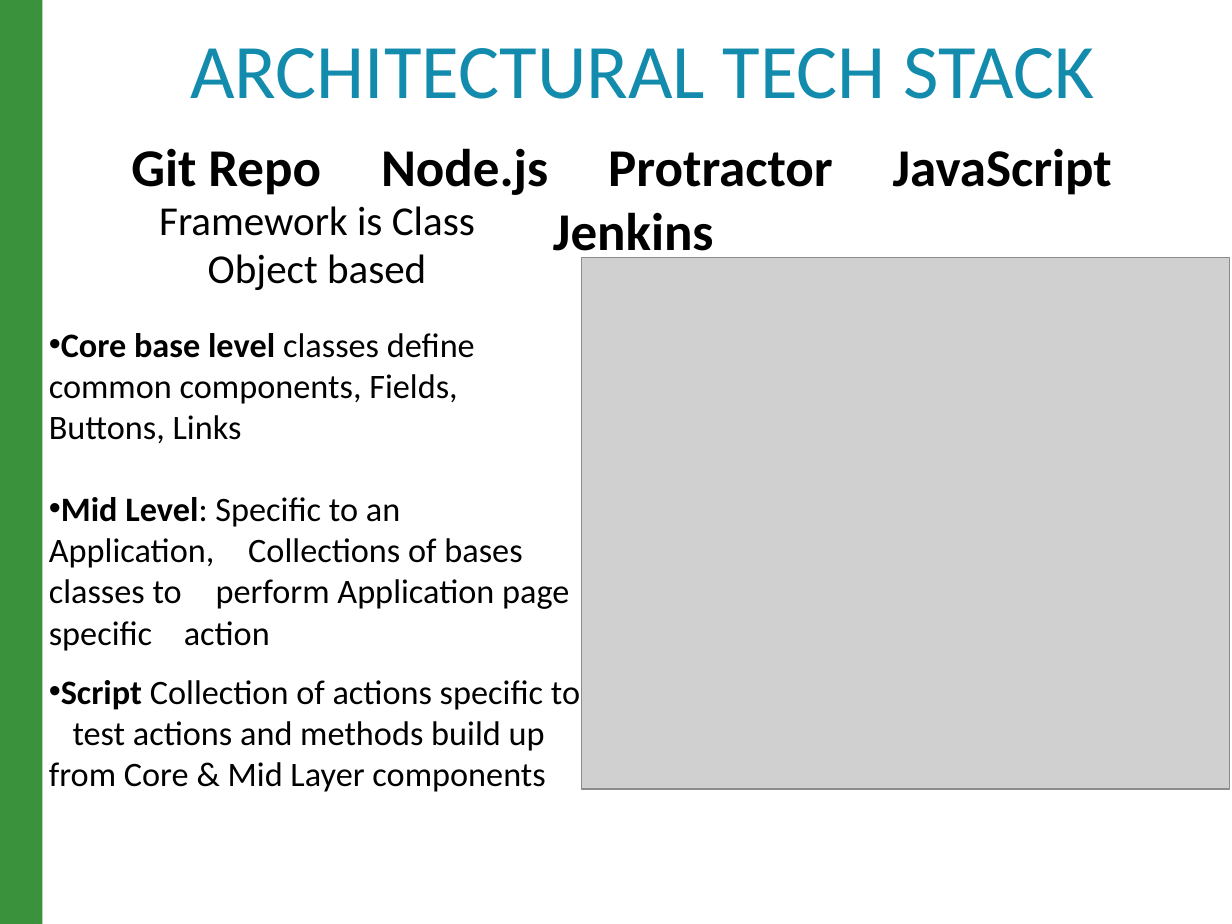
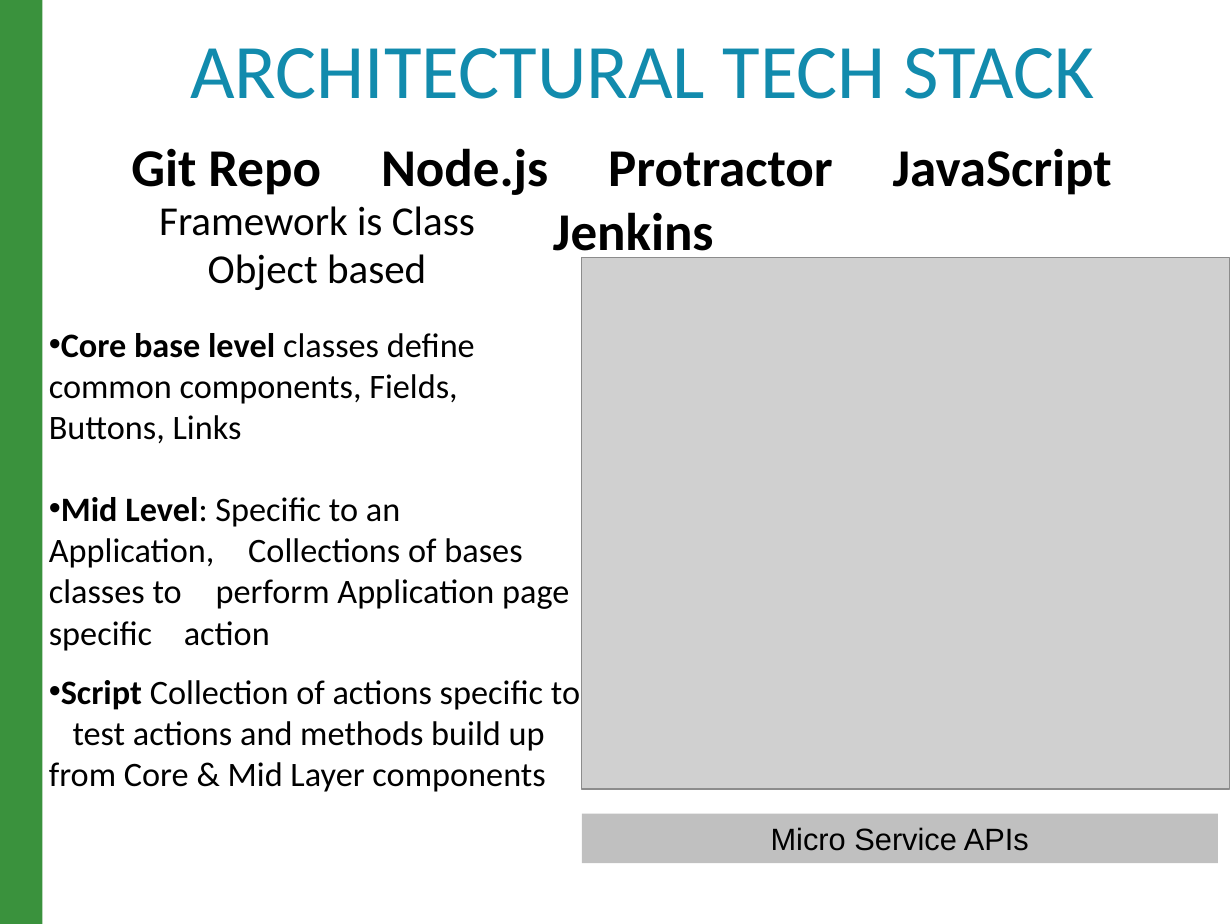
Before and after one commit to raghav9329/mainProf, a slide deck: slide 6 of CurrentWork_Delta/CX_StrategyPowerPoint.pptx. Drawn at 1232x924 pixels with LibreOffice and Linux fonts; fonts in the diff are those of the drawing; grey boxes stand for pictures. Boxes give left, top, right and bottom in pixels: in the first picture for what was removed or moved away, otherwise in the second. Text is boxed around its words. In the diff, an @@ line names an element or a change of style, - is before the commit and + after.

```diff
--- a/CurrentWork_Delta/CX_StrategyPowerPoint.pptx
+++ b/CurrentWork_Delta/CX_StrategyPowerPoint.pptx
@@ rectangle added at (582, 813, 1217, 862), fill #C0C0C0, 18 pt, text #000000 @@
+Micro Service APIs
```
Also in this commit, not shown: 2 other slides changed, 2 other files.
